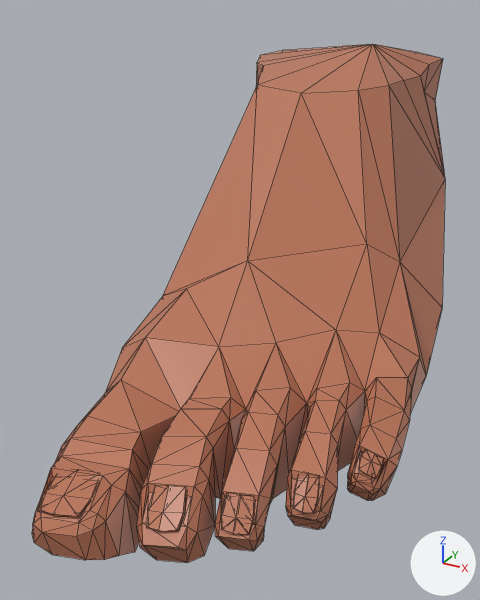
Renders of the COLLADA model meshes/foot_left.dae from each side of a commit.
Before and after are seen from a 50 mm camera at (0.422, -0.893, 0.511) aimed at (-0.193, 0.225, -0.048). The axes (+X, +Y, +Z) are drawn at lower right. The lights are the same throughout. Mesh edges are drawn as thin lines. Where no turn or scale is listed for an object, it has been applied to the vertices.

The first picture shows 'Foot'.
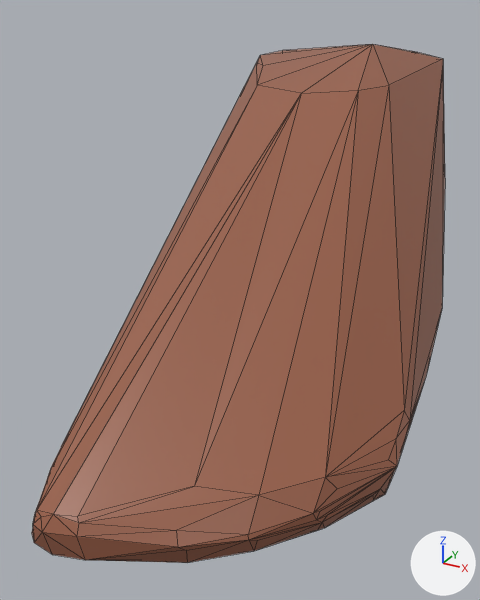
The newer file is also turned or shifted as a whole; pictures and numbers use the older file's frame.

Where the change shows, as pixel boxes (x1, y1, x2, y2) in the pictures (480 x 600 px):
'Foot', recoloured, reshaped: (32, 44, 445, 563) in both
part 1 of me_foot_001, deleted (orange): before (358, 450, 383, 478)
part 2 of me_foot_001, cut back: before (37, 63, 445, 563); after (33, 85, 380, 528)
part 3 of me_foot_001, deleted (brown): before (373, 44, 445, 177)

What the commit changed:
Material 'Material_003' (mat_material_003) changes colour from orange #b97458 to brown #985e47; in linear values from (0.488, 0.176, 0.0977) to (0.313, 0.112, 0.0625).
me_foot_001 is used by ob_foot; location (0.0, 0.0, 0.0).
me_foot_001 had 391 vertices, 758 faces and spanned x -0.41..0.24, y -0.43..1.17, z -0.19..0.44.
me_foot_001 now has 93 vertices, 182 faces and spans x -0.41..0.24, y -0.43..1.17, z -0.19..0.44.
me_foot_001 part 1: the loose piece of 18 vertices spanning x 0.19..0.23, y -0.14..-0.1, z -0.1..-0.07 is deleted.
me_foot_001 part 2: 2 vertices moved within x -0.14..0.22, y -0.42..-0.14, z -0.12..-0.09; 274 vertices removed from x -0.39..0.23, y -0.42..0.89, z -0.18..0.29.
me_foot_001 part 3: 6 vertices removed from x -0.06..0.0, y 0.64..1.0, z 0.29..0.38.
